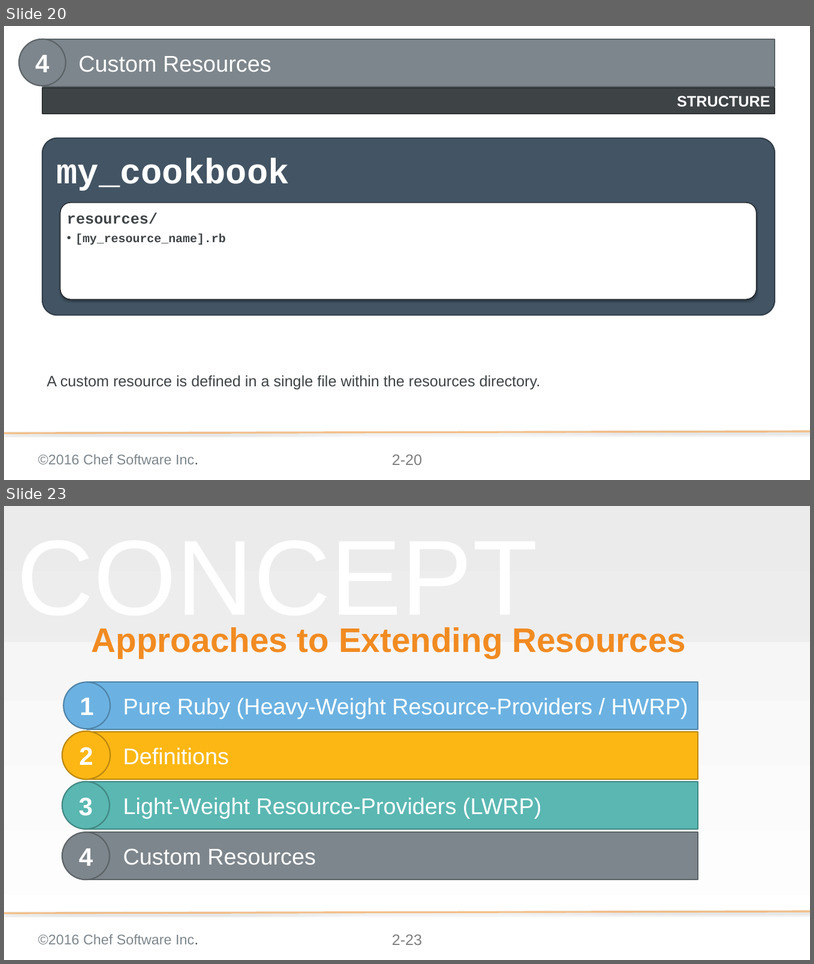
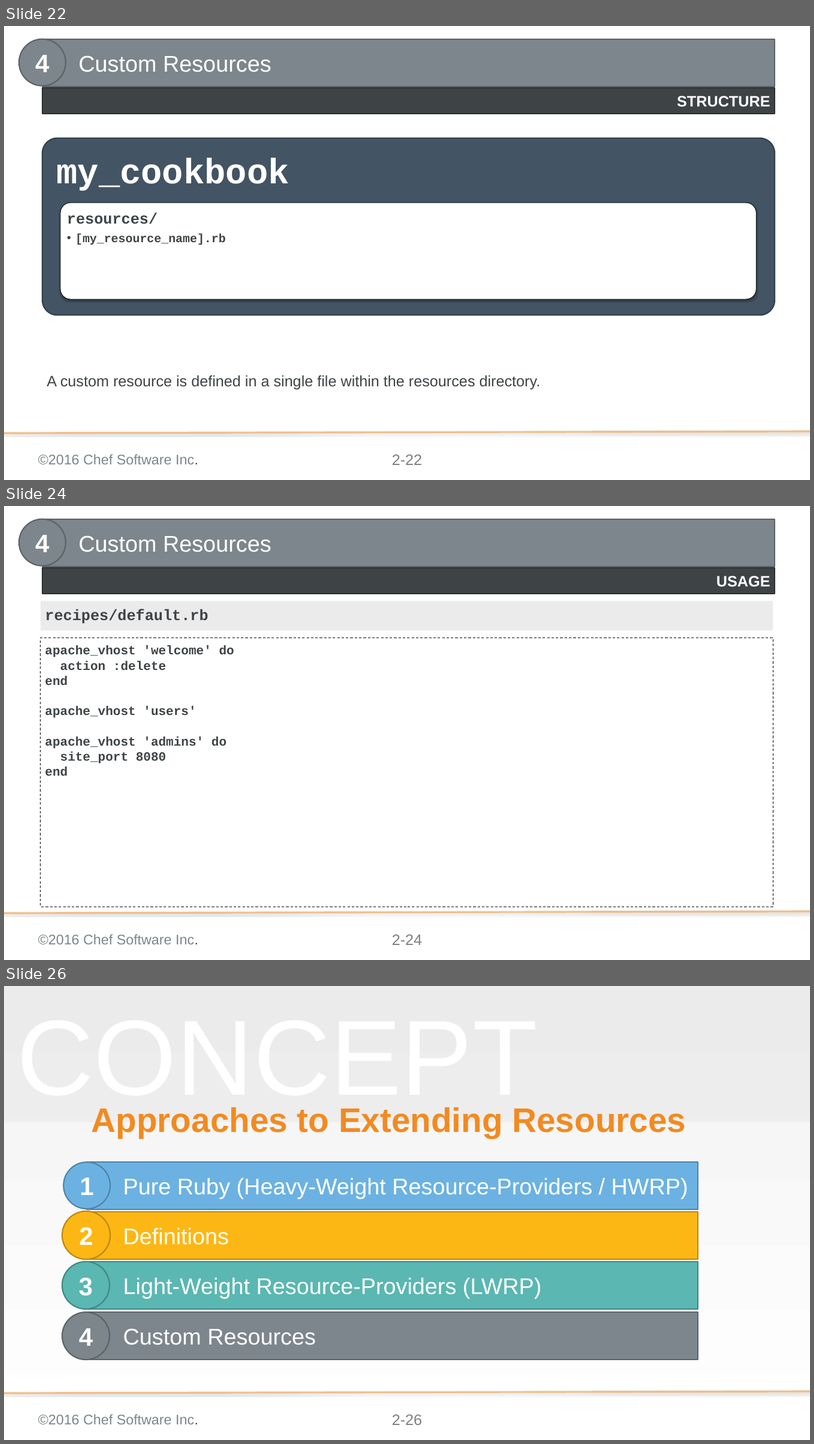
Before and after one commit to chef-training/extending_cookbooks, a slide deck: 02-approaches_to_extending_resources.pptx. Shown one above the other, each under a label of ours: slides 20 and 23 before the commit, slides 22, 24 and 26 after it; the slides between them are not shown. The pictures are 814x964 and 814x1444 pixels, drawn with LibreOffice and Linux fonts; fonts in the diff are those of the drawing; background and template pictures are left out. Boxes give left, top, right and bottom in pixels: in the first picture for what was removed or moved away, otherwise in the second. Text is boxed around its words. In the diff, an @@ line names an element or a change of style, - is before the commit and + after.

Commit message:
Updates module 02 to include usage
I thought it would be useful to talk about the usage along with
the implementation.

```diff
--- a/02-approaches_to_extending_resources.pptx
+++ b/02-approaches_to_extending_resources.pptx
@@ slide 24 added at (4,506,810,960), background #FFFFFF; not listed: 3 template elements that a slide beside it also shows @@
@@ ellipse added at (19,519,66,566), fill #7D868C, outline #5C6368 2 pt, 40 pt, text #FFFFFF, bold @@
+4
@@ rectangle added at (42,519,775,567), fill #7D868C, outline #5C6368 2 pt, 36 pt, text #FFFFFF @@
+Custom Resources
@@ rectangle added at (42,568,775,594), fill #3E4346, outline #2E3234 2 pt, 24 pt, text #FFFFFF, bold @@
+USAGE
@@ rectangle added at (41,601,773,630), fill #D9D9D9 at 50% opacity, 24 pt, text #3E4346, bold @@
+recipes/default.rb
@@ rectangle added at (41,637,773,906), outline #000000 1 pt dashed, 20 pt, text #3E4346, bold @@
+apache_vhost 'welcome' do
+action :delete
+end
+apache_vhost 'users'
+apache_vhost 'admins' do
+site_port 8080
+end
@@ what was slide 20 is now slide 22 @@
@@ page number at (392,454,422,465): text changed @@
-2-20
+2-22
@@ what was slide 23 is now slide 26 @@
@@ page number at (392,1414,422,1425): text changed @@
-2-23
+2-26
```
Also in this commit, not shown: 6 slides changed, 2 other slides added.
